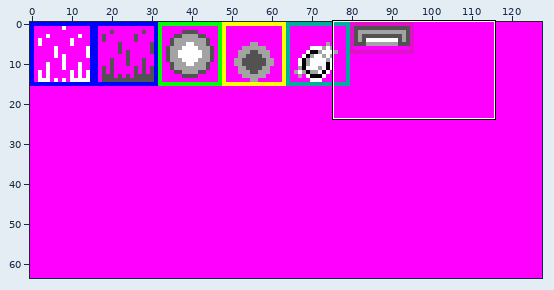
Two versions of one sprite sheet, src/data/entities.def.png. The first picture is a wide view before the edit; the outline marks the close-up.
Close-up. First the earlier version:
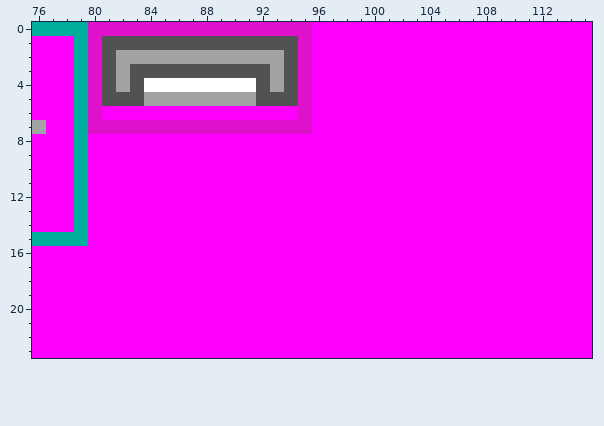
The file is 128x64 pixels. Shown: x 76..115, y 0..23.
After the commit:
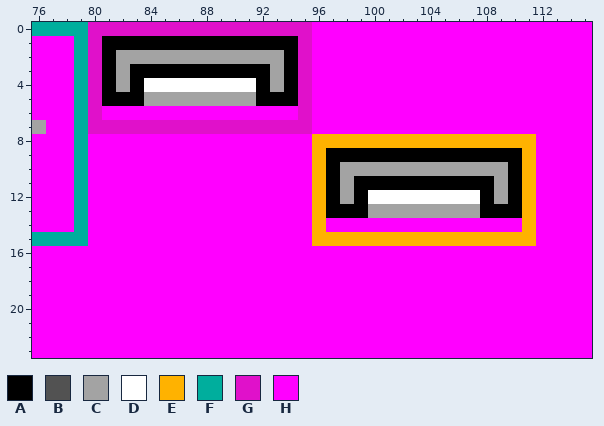
Palette (. is transparent): A #000000  B #525252  C #a3a3a3  D #ffffff  E #ffb200  F #00ae9d  G #e011ca  H #ff00ff
Log entry: Support offset platforms and half height collision checks for entities.
What changed:
y 1: x 81..94 BBBBBBBBBBBBBB -> AAAAAAAAAAAAAA
y 2: x 81 B -> A; x 94 B -> A
y 3: x 81 B -> A; x 83..92 BBBBBBBBBB -> AAAAAAAAAA; x 94 B -> A
y 4: x 81 B -> A; x 83 B -> A; x 92 B -> A; x 94 B -> A
y 5: x 81..83 BBB -> AAA; x 92..94 BBB -> AAA
y 8: x 96..111 HHHHHHHHHHHHHHHH -> EEEEEEEEEEEEEEEE
y 9: x 96..111 HHHHHHHHHHHHHHHH -> EAAAAAAAAAAAAAAE
y 10: x 96..111 HHHHHHHHHHHHHHHH -> EACCCCCCCCCCCCAE
y 11: x 96..111 HHHHHHHHHHHHHHHH -> EACAAAAAAAAAACAE
y 12: x 96..111 HHHHHHHHHHHHHHHH -> EACADDDDDDDDACAE
y 13: x 96..111 HHHHHHHHHHHHHHHH -> EAAACCCCCCCCAAAE
y 14: x 96 H -> E; x 111 H -> E
y 15: x 96..111 HHHHHHHHHHHHHHHH -> EEEEEEEEEEEEEEEE
